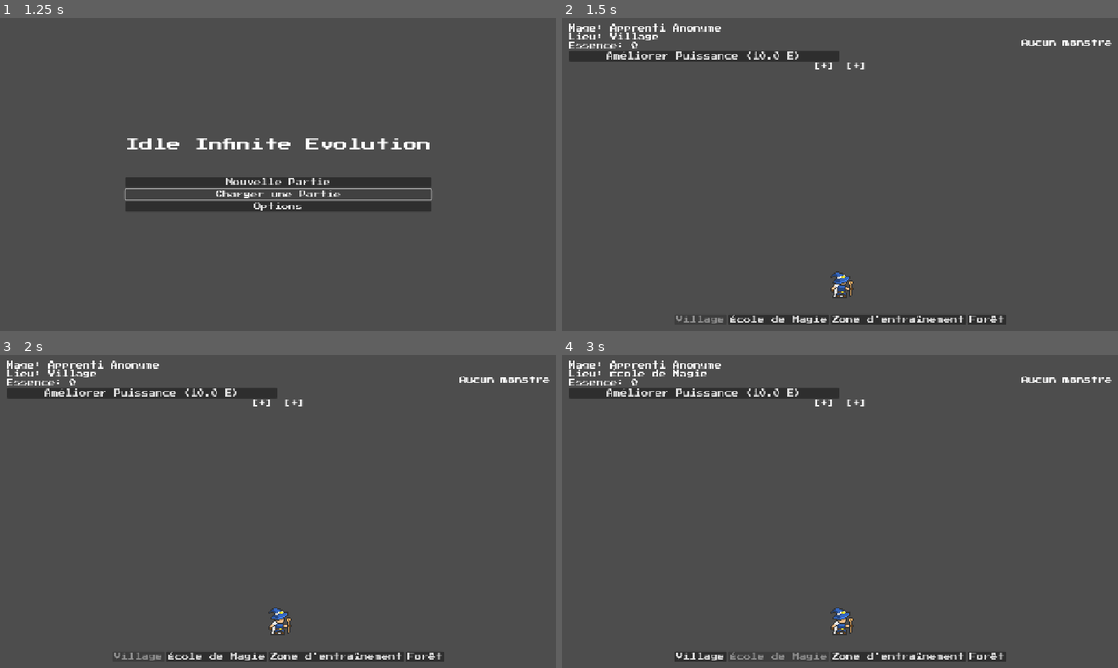
Above: before the commit, frames 1-4 (two rows, left to right).
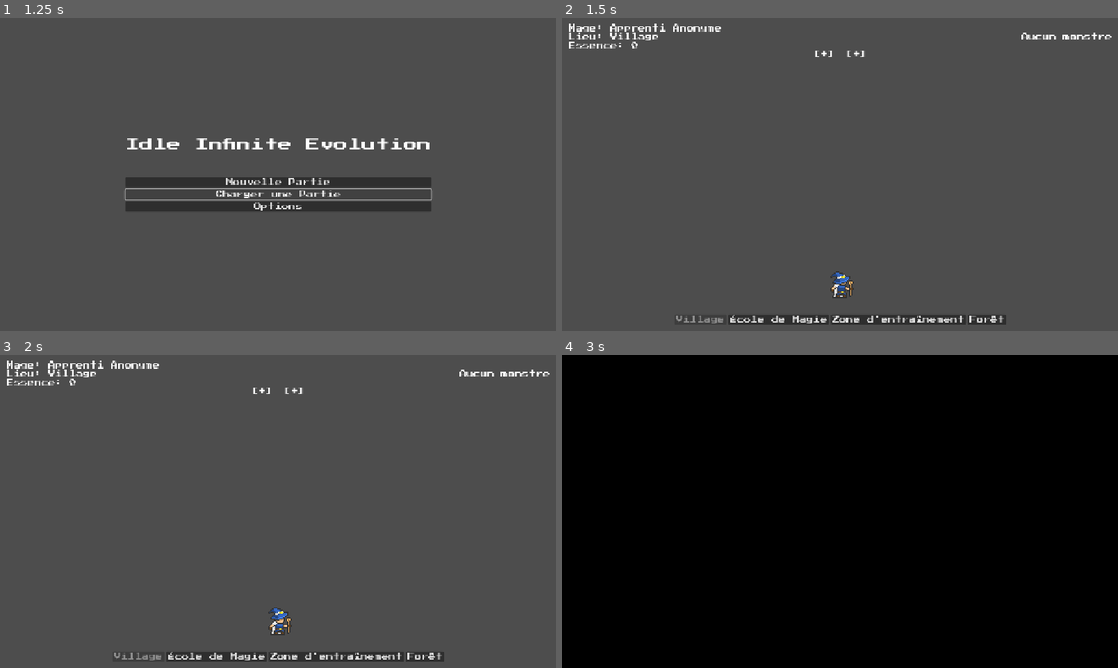
Above: after the commit, the same moments.

Repository: Azeratorre/idle-spell
Game: Godot game, scene res://scenes/Launcher.tscn
Two runs of this game, one before a commit and one after it. Both use one fixed random seed, a clock stepped at 60 frames per second and the inputs below.
Inputs (mouse positions are in pixels of both pictures, inside the frame that each line leads up to):
- Up to frame 1 (1.25 s): click "Charger une Partie" at 0.5 s
- Up to frame 2 (1.5 s): click "Nouvelle Partie" at 1.25 s
- Up to frame 3 (2 s): no input
- Up to frame 4 (3 s): click (706, 392) at 2 s, where only the run before the commit has a clickable "Améliorer Puissance (10.0 E)"; click "École de Magie" at 2.75 s

Frame 1 is identical in both runs. In frame 2, 2.0% of the frame differs, in the area x 1-99%, y 4-17%; in frame 3, 2.0%; in frame 4, 100%, in the area x 0-100%, y 0-100%.

Commit message:
fix: Correct monster animation loop and zone transitions

Diff:
--- a/scenes/Game.tscn
+++ b/scenes/Game.tscn
@@ -66,10 +66,6 @@
 layout_mode = 2
 text = "Essence: 0"
 
-[node name="UpgradePowerButton" type="Button" parent="UI/MarginContainer/VBoxContainer/TopBar/PlayerStats"]
-layout_mode = 2
-text = "Améliorer Puissance (10 E)"
-
 [node name="MonsterStats" type="Label" parent="UI/MarginContainer/VBoxContainer/TopBar"]
 layout_mode = 2
 size_flags_horizontal = 3
@@ -130,6 +126,20 @@
 layout_mode = 2
 text = "Quitter"
 
+[node name="PauseMenu2" type="PanelContainer" parent="UI"]
+visible = false
+anchors_preset = 8
+anchor_left = 0.5
+anchor_top = 0.5
+anchor_right = 0.5
+anchor_bottom = 0.5
+offset_left = -100.0
+offset_top = -100.0
+offset_right = 100.0
+offset_bottom = 100.0
+grow_horizontal = 2
+grow_vertical = 2
+
 [node name="CharacterPanel" type="PanelContainer" parent="UI"]
 visible = false
 anchors_preset = 8
@@ -163,6 +173,10 @@
 layout_mode = 2
 size_flags_vertical = 3
 
+[node name="BuySlotButton" type="Button" parent="UI/CharacterPanel/MarginContainer/VBoxContainer"]
+layout_mode = 2
+text = "Acheter Emplacement (100 E)"
+
 [node name="BackButton" type="Button" parent="UI/CharacterPanel/MarginContainer/VBoxContainer"]
 layout_mode = 2
 text = "Retour"
@@ -218,3 +232,50 @@
 [node name="BackButton" type="Button" parent="UI/GrimoirePanel/MarginContainer/VBoxContainer"]
 layout_mode = 2
 text = "Retour"
+
+[node name="MagicSchoolPanel" type="PanelContainer" parent="UI"]
+visible = false
+anchors_preset = 8
+anchor_left = 0.5
+anchor_top = 0.5
+anchor_right = 0.5
+anchor_bottom = 0.5
+offset_left = -200.0
+offset_top = -150.0
+offset_right = 200.0
+offset_bottom = 150.0
+grow_horizontal = 2
+grow_vertical = 2
+
+[node name="MarginContainer" type="MarginContainer" parent="UI/MagicSchoolPanel"]
+layout_mode = 2
+theme_override_constants/margin_left = 10
+theme_override_constants/margin_top = 10
+theme_override_constants/margin_right = 10
+theme_override_constants/margin_bottom = 10
+
+[node name="VBoxContainer" type="VBoxContainer" parent="UI/MagicSchoolPanel/MarginContainer"]
+layout_mode = 2
+
+[node name="Title" type="Label" parent="UI/MagicSchoolPanel/MarginContainer/VBoxContainer"]
+layout_mode = 2
+text = "École de Magie"
+horizontal_alignment = 1
+
+[node name="ScrollContainer" type="ScrollContainer" parent="UI/MagicSchoolPanel/MarginContainer/VBoxContainer"]
+layout_mode = 2
+size_flags_vertical = 3
+follow_focus = true
+
+[node name="SpellList" type="VBoxContainer" parent="UI/MagicSchoolPanel/MarginContainer/VBoxContainer/ScrollContainer"]
+layout_mode = 2
+size_flags_horizontal = 3
+
+[node name="TransitionOverlay" type="ColorRect" parent="UI"]
+visible = false
+anchors_preset = 15
+anchor_right = 1.0
+anchor_bottom = 1.0
+grow_horizontal = 2
+grow_vertical = 2
+color = Color(0, 0, 0, 1)
--- a/scripts/Game.gd
+++ b/scripts/Game.gd
@@ -4,14 +4,15 @@
 @onready var player_name_label = $UI/MarginContainer/VBoxContainer/TopBar/PlayerStats/PlayerNameLabel
 @onready var zone_name_label = $UI/MarginContainer/VBoxContainer/TopBar/PlayerStats/ZoneNameLabel
 @onready var essence_label = $UI/MarginContainer/VBoxContainer/TopBar/PlayerStats/EssenceLabel
-@onready var upgrade_power_button = $UI/MarginContainer/VBoxContainer/TopBar/PlayerStats/UpgradePowerButton
 @onready var monster_stats_label = $UI/MarginContainer/VBoxContainer/TopBar/MonsterStats
 @onready var fast_travel_bar = $UI/MarginContainer/VBoxContainer/FastTravelBar
 @onready var player = $Player
 @onready var pause_menu = $UI/PauseMenu
 @onready var character_panel = $UI/CharacterPanel
 @onready var grimoire_panel = $UI/GrimoirePanel
+@onready var magic_school_panel = $UI/MagicSchoolPanel
 @onready var hud_spell_bar = $UI/MarginContainer/VBoxContainer/HudSpellBar
+@onready var transition_overlay = $UI/TransitionOverlay
 
 # Le monde du jeu, avec les informations sur les monstres
 var world = [
@@ -29,6 +30,7 @@
 	pause_menu.process_mode = Node.PROCESS_MODE_WHEN_PAUSED
 	character_panel.process_mode = Node.PROCESS_MODE_WHEN_PAUSED
 	grimoire_panel.process_mode = Node.PROCESS_MODE_WHEN_PAUSED
+	magic_school_panel.process_mode = Node.PROCESS_MODE_WHEN_PAUSED
 
 	# Met à jour l'interface
 	update_ui()
@@ -40,7 +42,6 @@
 
 	# Connecte les signaux et les boutons
 	GameState.essence_updated.connect(on_essence_updated)
-	upgrade_power_button.pressed.connect(Callable(self, "_on_generic_upgrade_pressed").bind("power"))
 	pause_menu.get_node("MenuButtons/ResumeButton").pressed.connect(toggle_pause)
 	pause_menu.get_node("MenuButtons/CharacterButton").pressed.connect(_on_character_button_pressed)
 	pause_menu.get_node("MenuButtons/GrimoireButton").pressed.connect(_on_grimoire_button_pressed)
@@ -64,9 +65,6 @@
 	var current_zone = world[GameState.current_zone_index]
 	zone_name_label.text = "Lieu: " + current_zone.name
 	essence_label.text = "Essence: " + str(GameState.magic_essence)
-
-	var power_cost = floor(10 * pow(1.5, GameState.stats["power"] - 1))
-	upgrade_power_button.text = "Améliorer Puissance (" + str(power_cost) + " E)"
 
 	if is_instance_valid(current_monster):
 		update_monster_stats_label()
@@ -87,17 +85,54 @@
 
 # Change de zone et gère l'apparition des monstres
 func change_zone(new_index: int):
+	if transition_overlay.visible:
+		return
+
 	GameState.current_zone_index = new_index
+
+	# --- Animation de transition ---
+	var tween = create_tween()
+	tween.tween_property(transition_overlay, "modulate:a", 1.0, 0.3)
+	transition_overlay.show()
+	await tween.finished
+
+	# On change le décor pendant que l'écran est noir
+	update_world_display()
+
+	# Le personnage entre toujours par la gauche
+	player.set_direction("right")
+	var screen_size = get_viewport_rect().size
+	var start_pos = Vector2(-100, player.position.y)
+
+	# La destination dépend de la présence d'un monstre
+	var target_x = screen_size.x / 2
+	if is_instance_valid(current_monster):
+		target_x = screen_size.x * 0.25
+
+	var target_pos = Vector2(target_x, player.position.y)
+
+	# On place le joueur à sa position de départ et on lance le mouvement
+	player.position = start_pos
+	player.move_to(target_pos, 0.5)
+
+	# Fondu au clair
+	tween = create_tween()
+	tween.tween_property(transition_overlay, "modulate:a", 0.0, 0.3)
+	await tween.finished
+	transition_overlay.hide()
+
+func update_world_display():
+	# Cette fonction met à jour ce qui est dans la zone (monstre, panneaux, etc.)
+	var screen_size = get_viewport_rect().size
 
 	if is_instance_valid(current_monster):
 		current_monster.queue_free()
 		current_monster = null
 
-	var zone_data = world[new_index]
+	var zone_data = world[GameState.current_zone_index]
 	if zone_data.monster != null:
 		var monster_scene = load(zone_data.monster)
 		current_monster = monster_scene.instantiate()
-		var screen_size = get_viewport_rect().size
 		current_monster.position = Vector2(screen_size.x - 250, screen_size.y - 110)
 		add_child(current_monster)
 
@@ -107,6 +142,12 @@
 		player.set_target(current_monster)
 	else:
 		player.set_target(null)
+
+	if zone_data.name == "École de Magie":
+		magic_school_panel.show()
+		update_magic_school_panel()
+	else:
+		magic_school_panel.hide()
 
 	update_ui()
 
@@ -170,6 +211,15 @@
 		hbox.add_child(label)
 		hbox.add_child(button)
 		stats_container.add_child(hbox)
+
+	# Met à jour le bouton d'achat d'emplacement
+	var buy_slot_button = character_panel.get_node("MarginContainer/VBoxContainer/BuySlotButton")
+	var slot_cost = floor(100 * pow(3, GameState.spell_slots.size() - 1))
+	buy_slot_button.text = "Acheter Emplacement (%d E)" % slot_cost
+	# On connecte le bouton (on le déconnecte d'abord pour éviter les connexions multiples)
+	if buy_slot_button.is_connected("pressed", Callable(self, "_on_buy_slot_pressed")):
+		buy_slot_button.disconnect("pressed", Callable(self, "_on_buy_slot_pressed"))
+	buy_slot_button.pressed.connect(self._on_buy_slot_pressed)
 
 func update_grimoire_panel():
 	var slots_container = grimoire_panel.get_node("MarginContainer/VBoxContainer/ActiveSlotsContainer")
@@ -206,7 +256,43 @@
 		spell_container.add_child(xp_bar)
 		book_container.add_child(spell_container)
 
+func update_magic_school_panel():
+	var spell_list = magic_school_panel.get_node("MarginContainer/VBoxContainer/ScrollContainer/SpellList")
+	for child in spell_list.get_children():
+		child.queue_free()
+
+	# On récupère la liste des IDs des sorts déjà appris
+	var learned_spell_ids = GameState.spellbook.map(func(s): return s.id)
+
+	# On affiche un bouton pour chaque sort qui n'est pas encore appris
+	for spell_id in GameState.SPELL_DATA:
+		if not spell_id in learned_spell_ids:
+			var spell_data = GameState.SPELL_DATA[spell_id]
+			var cost = 0
+			if not GameState.spellbook.is_empty():
+				cost = floor(50 * pow(2, GameState.spellbook.size() - 1))
+
+			var button = Button.new()
+			button.text = "%s %s (Coût: %d E)" % [spell_data.symbol, spell_data.name, cost]
+			button.pressed.connect(Callable(self, "_on_learn_spell_pressed").bind(spell_id))
+			spell_list.add_child(button)
+
 # --- Fonctions connectées aux signaux et boutons ---
+
+func _on_learn_spell_pressed(spell_id: String):
+	if GameState.learn_new_spell(spell_id):
+		# Si l'apprentissage réussit, on met à jour les panneaux
+		update_magic_school_panel()
+		update_grimoire_panel()
+
+func _on_buy_slot_pressed():
+	if GameState.buy_spell_slot():
+		# Si l'achat réussit, on met à jour les panneaux
+		update_character_panel()
+		update_grimoire_panel()
+		update_hud_spell_bar()
+		# On doit aussi dire au joueur de redimensionner son tableau de progression
+		player.resize_cast_progress()
 
 func on_essence_updated(new_value: int):
 	essence_label.text = "Essence: " + str(new_value)
@@ -242,6 +328,7 @@
 
 func _on_generic_upgrade_pressed(stat_name: String):
 	if GameState.upgrade_stat(stat_name):
+		# Si l'amélioration réussit, on met à jour les panneaux pertinents
 		update_ui()
 		update_character_panel()
 
--- a/scripts/GameState.gd
+++ b/scripts/GameState.gd
@@ -21,7 +21,8 @@
 # --- Données des sorts ---
 const SPELL_DATA = {
 	"spark": { "name": "Étincelle", "symbol": "✨", "base_damage": 5, "element": "Feu" },
-	"bubble": { "name": "Bulle", "symbol": "💧", "base_damage": 4, "element": "Eau" }
+	"bubble": { "name": "Bulle", "symbol": "💧", "base_damage": 4, "element": "Eau" },
+	"rock": { "name": "Caillou", "symbol": "🗿", "base_damage": 7, "element": "Terre" }
 }
 
 func _ready():
@@ -49,14 +50,55 @@
 func add_essence(amount: int):
 	self.magic_essence += amount
 
-func upgrade_stat(stat_name: String):
+func upgrade_stat(stat_name: String) -> bool:
 	var current_level = stats[stat_name]
 	var cost = floor(10 * pow(1.5, current_level - 1))
+
 	if magic_essence >= cost:
-		self.magic_essence -= cost
+		magic_essence -= cost
 		stats[stat_name] += 1
+		print(stat_name + " amélioré au niveau " + str(stats[stat_name]))
 		return true
 	else:
+		print("Pas assez d'essence pour améliorer " + stat_name)
+		return false
+
+		return false # L'amélioration a échoué
+
+func learn_new_spell(spell_id: String) -> bool:
+	# On vérifie que le sort existe et qu'on ne l'a pas déjà
+	if not SPELL_DATA.has(spell_id) or spellbook.any(func(s): return s.id == spell_id):
+		return false
+
+	# Le premier sort est gratuit, les autres ont un coût évolutif
+	var cost = 0
+	if not spellbook.is_empty():
+		cost = floor(50 * pow(2, spellbook.size() -1))
+
+	if magic_essence >= cost:
+		magic_essence -= cost
+		var new_spell = {
+			"id": spell_id,
+			"level": 1,
+			"xp": 0,
+			"xp_to_next_level": 100
+		}
+		spellbook.append(new_spell)
+		print("Nouveau sort appris : ", SPELL_DATA[spell_id].name)
+		return true
+	else:
+		print("Pas assez d'essence. Coût : ", cost)
+		return false
+
+func buy_spell_slot() -> bool:
+	var cost = floor(100 * pow(3, spell_slots.size() - 1))
+	if magic_essence >= cost:
+		magic_essence -= cost
+		spell_slots.append(null)
+		print("Nouvel emplacement de sort acheté ! Total : ", spell_slots.size())
+		return true
+	else:
+		print("Pas assez d'essence pour acheter un emplacement. Coût : ", cost)
 		return false
 
 func get_monster_data(monster_id: String):
--- a/scripts/monster.gd
+++ b/scripts/monster.gd
@@ -52,13 +52,24 @@
 func _process(delta: float):
 	if not is_animating:
 		return
+
 	animation_timer += delta
 	if animation_timer > animation_speed:
-		current_frame = (current_frame + 1) % animation_frame_count
+		animation_timer = 0.0
+		current_frame += 1
+
+		# Si on a joué toutes les images
+		if current_frame >= animation_frame_count:
+			# On arrête l'animation et on revient à l'image de repos (la première)
+			current_frame = 0
+			is_animating = false
+
 		sprite.frame = current_frame
-		animation_timer = 0.0
 
 func play_attack_animation():
+	# Si l'animation est déjà en train de se jouer, on ne la relance pas
+	if is_animating:
+		return
 	is_animating = true
 	current_frame = 0
 	animation_timer = 0.0
--- a/scripts/player.gd
+++ b/scripts/player.gd
@@ -13,6 +13,8 @@
 var cast_progress: Array = []
 var cast_bars: Dictionary = {}
 var cast_bar_stylebox = StyleBoxFlat.new()
+
+var direction: String = "right"
 
 func _ready():
 	cast_progress.resize(GameState.spell_slots.size())
@@ -48,7 +50,6 @@
 			if not cast_bars.has(i):
 				var new_bar = ProgressBar.new()
 				new_bar.custom_minimum_size = Vector2(50, 8)
-				# Ligne corrigée : on utilise la méthode add_theme_stylebox_override
 				new_bar.add_theme_stylebox_override("fill", cast_bar_stylebox)
 				new_bar.max_value = cast_time
 				new_bar.show_percentage = false
@@ -72,6 +73,15 @@
 		var bar = visible_bars[i]
 		bar.position = Vector2(-bar.size.x / 2, -y_offset - (i * (bar.size.y + 2)))
 
+func set_direction(new_direction: String):
+	if direction != new_direction:
+		direction = new_direction
+		sprite.flip_h = (direction == "left")
+
+func move_to(target_position: Vector2, duration: float):
+	var tween = create_tween()
+	tween.tween_property(self, "position", target_position, duration).set_trans(Tween.TRANS_SINE)
+
 func set_target(target: Node2D):
 	monster_target = target
 	cast_progress.fill(0.0)
@@ -82,6 +92,12 @@
 		bar.queue_free()
 	cast_bars.clear()
 
+func resize_cast_progress():
+	cast_progress.resize(GameState.spell_slots.size())
+	for i in range(cast_progress.size()):
+		if cast_progress[i] == null:
+			cast_progress[i] = 0.0
+
 func fire_skill(spell_data):
 	if not is_instance_valid(monster_target):
 		return
